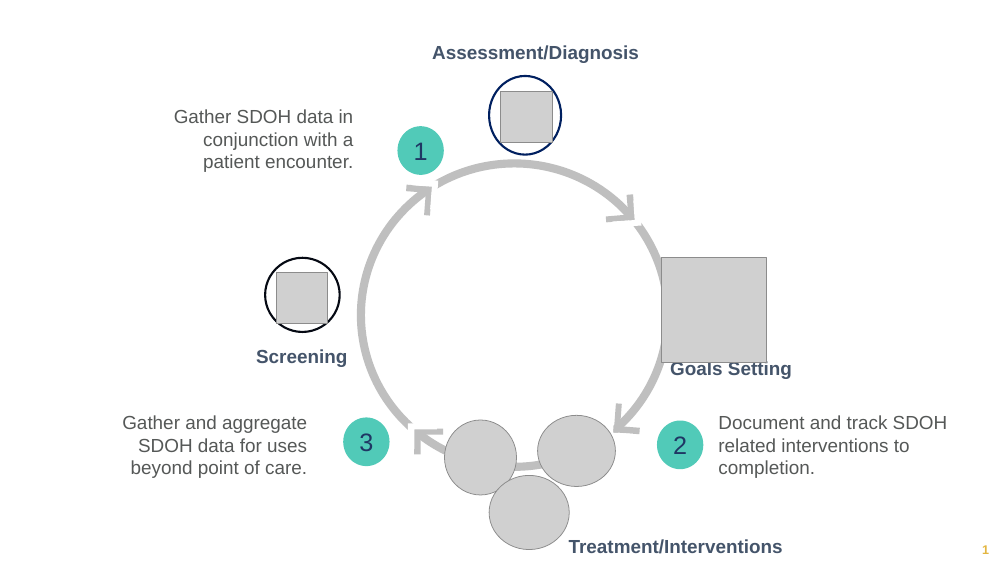
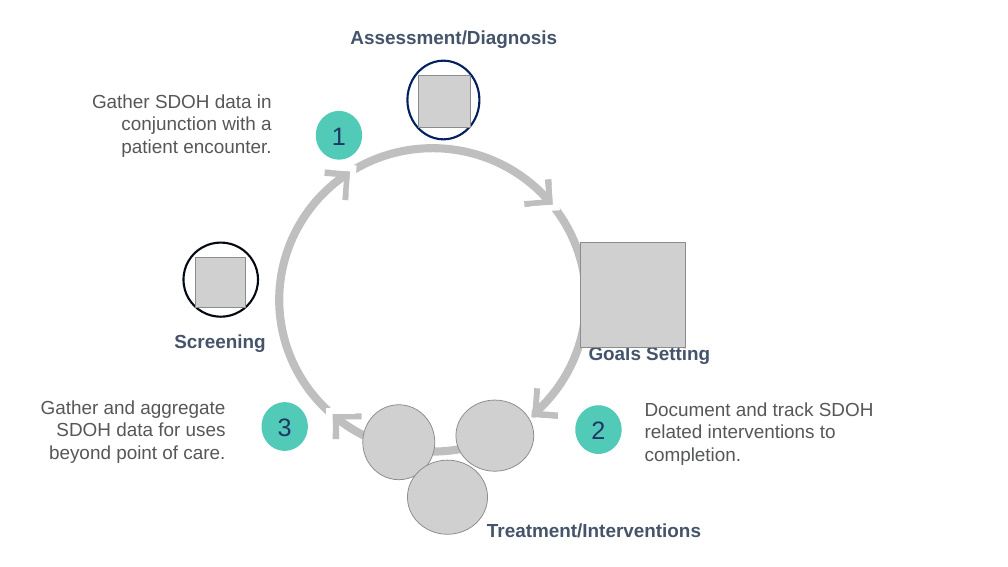
Before and after one commit to HL7/fhir-sdoh-clinicalcare, a slide deck: slide 1 of Images Source/GravitySlides.pptx. Drawn at 1008x567 pixels with LibreOffice and Linux fonts; fonts in the diff are those of the drawing; grey boxes stand for pictures. Boxes give left, top, right and bottom in pixels: in the first picture for what was removed or moved away, otherwise in the second. Text is boxed around its words. In the diff, an @@ line names an element or a change of style, - is before the commit and + after.

```diff
--- a/Images Source/GravitySlides.pptx
+++ b/Images Source/GravitySlides.pptx
@@ 8 corners, 6 pictures, 6 ellipses, 6 texts: place and size @@
-8 corners, 6 pictures, 6 ellipses, 6 texts at (122,45,792,554)
+8 corners, 6 pictures, 6 ellipses, 6 texts at (41,30,710,538)
@@ text "Document and track SDOH related ...": place and size @@
-text "Document and track SDOH related ..." at (718,415,948,478)
+text "Document and track SDOH related ..." at (645,402,874,465)
@@ page number removed at (982,545,989,554) @@
-1
```
Also in this commit, not shown: 1 other slide changed, 5 other files.
